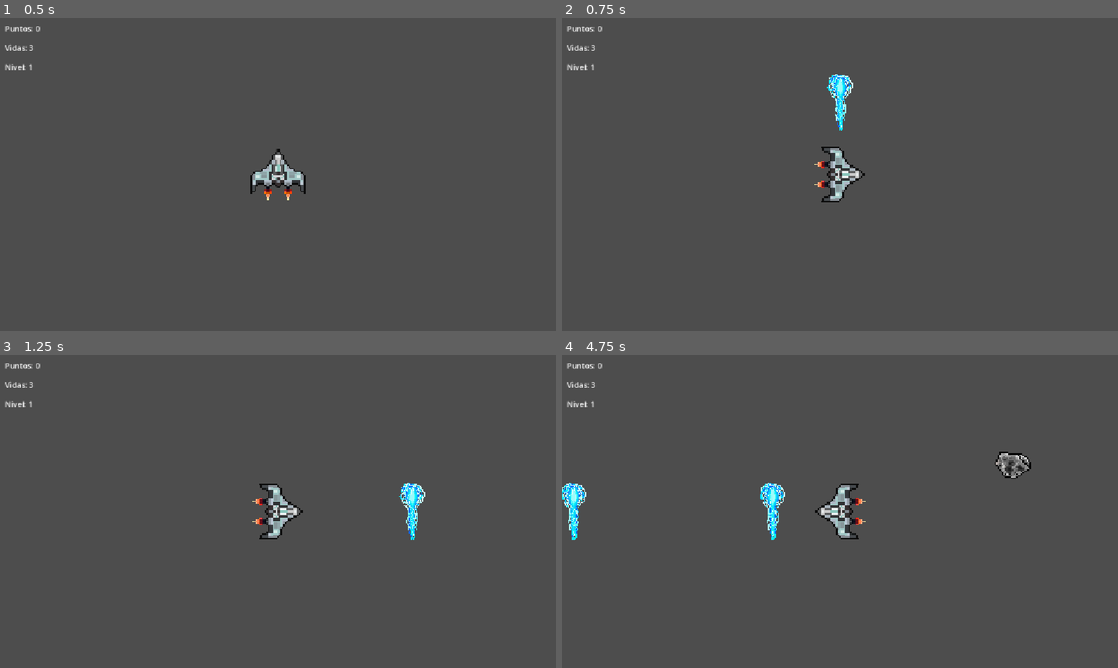
Above: before the commit, frames 1-4 (two rows, left to right).
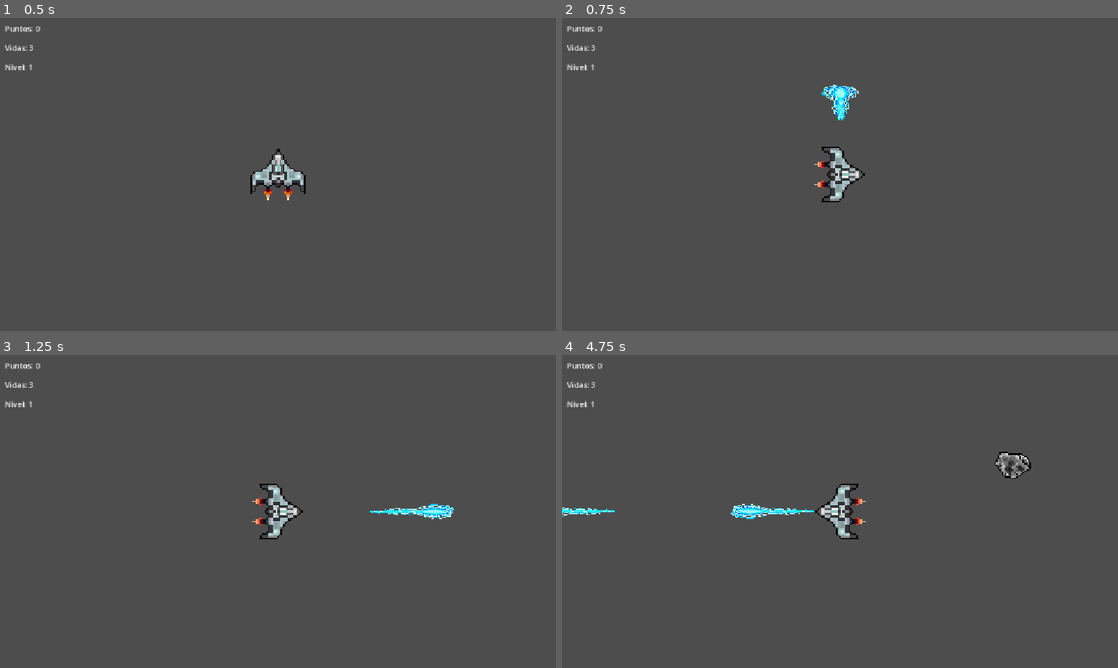
Above: after the commit, the same moments.

Repository: HeartAttack35/action-52
Game: Godot game, scene res://scenes/minigames/They Came from Outer Space/tcfos.tscn
The game is run twice, just before and just after one commit, with the same random seed, the same clock (stepped at 60 frames per second) and the same inputs. This scene is started directly instead of the project's main scene.
Inputs:
- Up to frame 1 (0.5 s): no input
- Up to frame 2 (0.75 s): tap Enter (ui_accept) at 0.5 s; hold Right (ui_right) from 0.53 s (still down)
- Up to frame 3 (1.25 s): keep holding Right (ui_right); tap Enter (ui_accept) at 0.77 s
- Up to frame 4 (4.75 s): release Right (ui_right) at 1.28 s; hold Down (ui_down) 1.28-2.03 s; tap Enter (ui_accept) at 1.52, 3.02, 3.77, 4.52 s; hold Right (ui_right) 2.03-2.78 s; hold Up (ui_up) 2.78-3.53 s; hold Left (ui_left) from 3.53 s (still down)

Frame 1 is identical in both runs. In frame 2, 0.5% of the frame differs, in the area x 46-54%, y 18-36%; in frame 3, 0.7%; in frame 4, 1.2%, in the area x 0-46%, y 40-60%.

Commit message:
HOTFIX: Se corrigen gráficos de proyectiles en TCfOS.

Diff:
--- a/scenes/minigames/They Came from Outer Space/laser.gd
+++ b/scenes/minigames/They Came from Outer Space/laser.gd
@@ -1,11 +1,53 @@
 extends Area2D
 ## laser.gd  (They Came from Outer Space)
-## Proyectil con dirección arbitraria. Se asigna desde la escena principal
-## antes de add_child(). Se elimina al salir de pantalla.
+## Proyectil con dirección arbitraria.
+##
+## Llama a setup(direction) antes de add_child() para configurar:
+##   • Dirección de movimiento y rotación visual del nodo completo
+##   • Hitbox y escala del sprite adaptados al eje de disparo:
+##
+##   Horizontal (←/→):  shape local (34×6)  → global ancho y plano
+##                       sprite más ancho y bajo
+##   Vertical   (↑/↓):  shape local (34×5)  → global fino y alto
+##                       sprite más estrecho y alargado
+##
+## Nota: al rotar el nodo raíz, CollisionShape2D y Sprite2D rotan juntos.
+## Una forma local (W, H) tras ±90° de rotación aparece como (H, W) global.
 
 const SPEED: float = 550.0
 
 var direction: Vector2 = Vector2.UP
+
+
+## Configura el proyectil a partir de una dirección normalizada.
+func setup(dir: Vector2) -> void:
+	direction = dir
+
+	# Rotar el nodo completo para alinear sprite y shape con la dirección.
+	# Vector2.angle() devuelve el ángulo respecto al eje +X (derecha).
+	#   UP   → -PI/2    RIGHT → 0    DOWN → PI/2    LEFT → PI
+	rotation = dir.angle()
+
+	var shape_node: CollisionShape2D = $CollisionShape2D
+	var sprite: Sprite2D             = $Sprite2D
+	var rect := RectangleShape2D.new()
+	shape_node.position = Vector2.ZERO
+	shape_node.rotation = 0.0
+
+	if abs(dir.x) > 0.5:
+		# ── Disparo HORIZONTAL (←/→) ─────────────────────────────────
+		# Shape local (34, 6): node rot 0°/180° → global (34, 6) ancha y plana.
+		rect.size = Vector2(34.0, 6.0)
+		# Sprite más ancho y achatado para reflejar el impacto lateral.
+		sprite.scale = Vector2(0.22, 0.09)
+	else:
+		# ── Disparo VERTICAL (↑/↓) ───────────────────────────────────
+		# Shape local (34, 5): node rot ±90° → global (5, 34) fina y alta.
+		rect.size = Vector2(34.0, 5.0)
+		# Sprite más estrecho y alargado para un haz de precisión.
+		sprite.scale = Vector2(0.09, 0.22)
+
+	shape_node.shape = rect
 
 
 func _physics_process(delta: float) -> void:
--- a/scenes/minigames/They Came from Outer Space/laser.tscn
+++ b/scenes/minigames/They Came from Outer Space/laser.tscn
@@ -1,22 +1,22 @@
-[gd_scene format=3 uid="uid://tcfos_laser_001"]
+[gd_scene format=3 uid="uid://bsypt7nne6tnn"]
 
-[ext_resource type="Script" path="res://scenes/minigames/They Came from Outer Space/laser.gd" id="1_laser"]
+[ext_resource type="Script" uid="uid://criu6rhlws6lc" path="res://scenes/minigames/They Came from Outer Space/laser.gd" id="1_laser"]
 [ext_resource type="Texture2D" uid="uid://dub1sono6dujc" path="res://assets/sprites/pngkey.com-lazer-beam-png-8162960.png" id="2_sprite"]
 
 [sub_resource type="RectangleShape2D" id="RectangleShape2D_laser"]
 size = Vector2(4, 16)
 
-[node name="Laser" type="Area2D" groups=["proyectiles"]]
+[node name="Laser" type="Area2D" unique_id=499144409 groups=["proyectiles"]]
 script = ExtResource("1_laser")
 
-[node name="Sprite2D" type="Sprite2D" parent="."]
-rotation = 1.5707964
+[node name="Sprite2D" type="Sprite2D" parent="." unique_id=415221826]
+rotation = 3.1442242
 scale = Vector2(0.15, 0.15)
 texture = ExtResource("2_sprite")
 
-[node name="CollisionShape2D" type="CollisionShape2D" parent="."]
+[node name="CollisionShape2D" type="CollisionShape2D" parent="." unique_id=646348354]
 shape = SubResource("RectangleShape2D_laser")
 
-[node name="VisibleOnScreenNotifier2D" type="VisibleOnScreenNotifier2D" parent="."]
+[node name="VisibleOnScreenNotifier2D" type="VisibleOnScreenNotifier2D" parent="." unique_id=520018546]
 
 [connection signal="screen_exited" from="VisibleOnScreenNotifier2D" to="." method="_on_visible_on_screen_notifier_2d_screen_exited"]
--- a/scenes/minigames/They Came from Outer Space/tcfos.gd
+++ b/scenes/minigames/They Came from Outer Space/tcfos.gd
@@ -53,7 +53,7 @@
 func _on_shoot_requested(shoot_pos: Vector2, dir: Vector2) -> void:
 	var laser: Area2D = LASER_SCENE.instantiate()
 	laser.position  = shoot_pos
-	laser.direction = dir
+	laser.setup(dir)       # configura dirección, hitbox y aspecto visual
 	add_child(laser)
 
 
